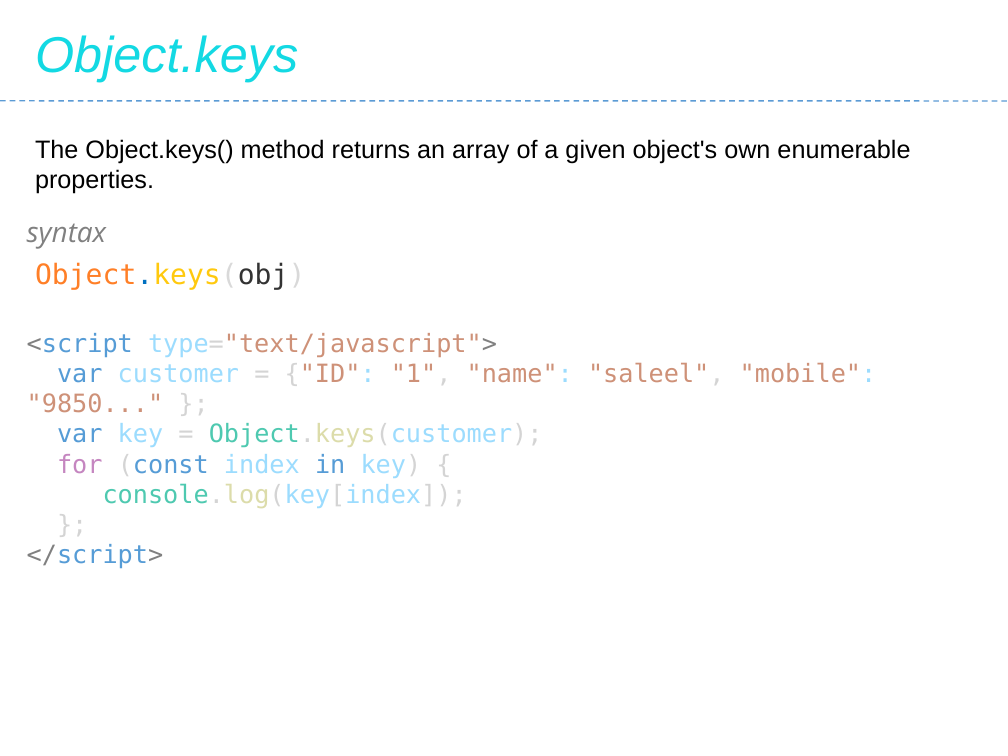
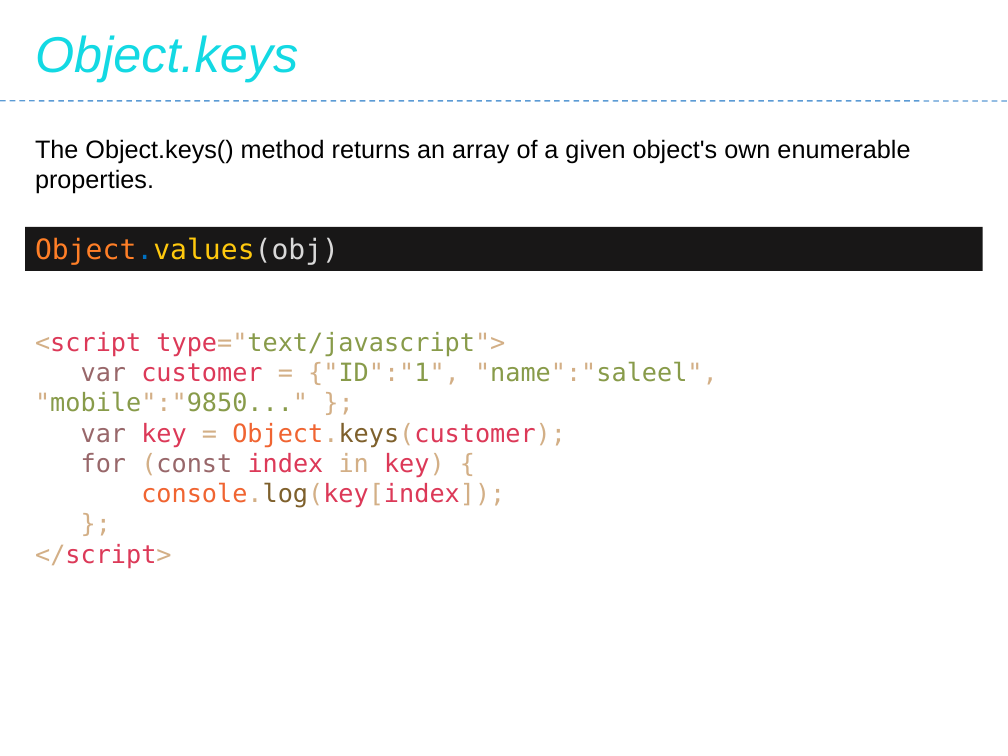
Before and after one commit to Saleel-Bagde/PPT-s, a slide deck: slide 67 of JavaScript.pptx. Drawn at 1008x756 pixels with LibreOffice and Linux fonts; fonts in the diff are those of the drawing. Boxes give left, top, right and bottom in pixels: in the first picture for what was removed or moved away, otherwise in the second. Text is boxed around its words. In the diff, an @@ line names an element or a change of style, - is before the commit and + after.

```diff
--- a/JavaScript.pptx
+++ b/JavaScript.pptx
@@ rectangle "Object.values(obj)": place and size @@
-rectangle "Object.values(obj)" at (35,262,305,290)
+rectangle "Object.values(obj)" at (25,227,983,271)
@@ rectangle "Object.values(obj)" at (25,227,983,271): fill none to #181717 @@
@@ text removed at (27,223,106,249) @@
-syntax
@@ text in rectangle at (35,237,339,265): text changed @@
-Object.keys(obj)
+Object.values(obj)
@@ text "<script type="text/javascript">": place and size @@
-text "<script type="text/javascript">" at (27,333,877,508)
+text "<script type="text/javascript">" at (35,332,718,508)
@@ text at (35,332,566,508): text colour #808080 to #D3AF86 in "<script type="text/javascript">", "</script>"; text colour #569CD6 to #DC3958 in "<script", "</script>"; text colour #9CDCFE to #DC3958 in "type="text/javascript">", "key Object.keys(customer);", "index key)", "console.log(key[index]);"; text colour #D4D4D4 to #D3AF86 in "type="text/javascript">", "= Object.keys(customer);", "(const key) {", "console.log(key[index]);" and 1 more places; text colour #CE9178 to #D3AF86, text colour #CE9178 to #889B4A in "type="text/javascript">"; text colour #569CD6 to #98676A in "var", "(const"; text colour #4EC9B0 to #F06431, text colour #DCDCAA to #7E602C in "Object.keys(customer);", "console.log(key[index]);"; text colour #C586C0 to #98676A in "for"; text colour #569CD6 to #D3AF86 in "in" @@
@@ text at (35,361,718,412): text changed; text colour #CE9178 to #889B4A @@
-var customer = {"ID": "1", "name": "saleel", "mobile": "9850..." };
+var customer = {"ID":"1", "name":"saleel", "mobile":"9850..." };
```
Also in this commit, not shown: 43 other slides changed.
